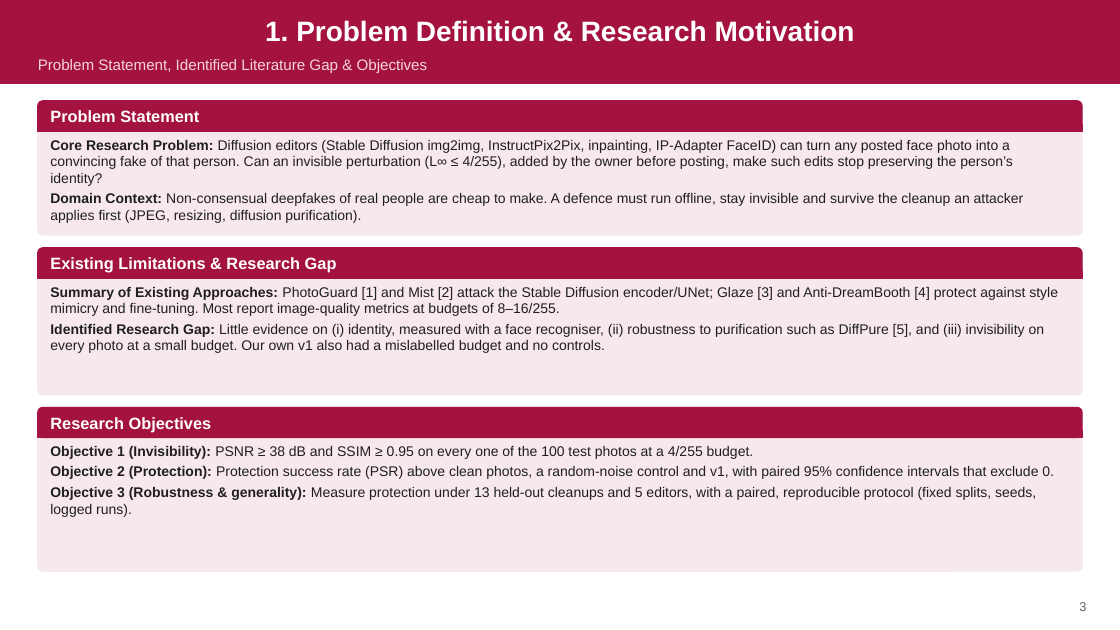
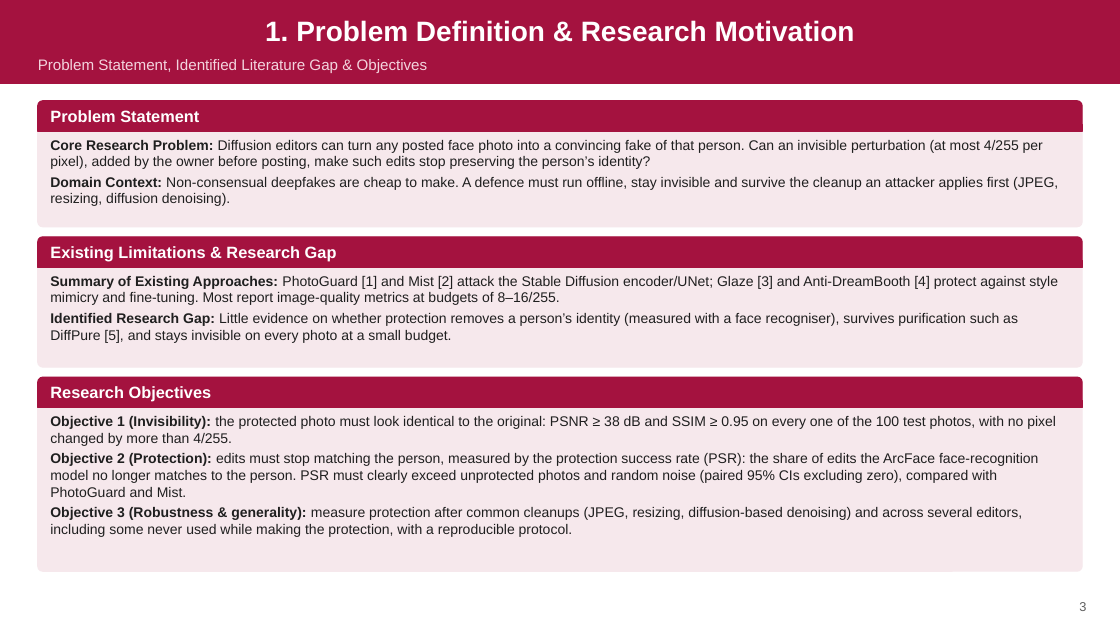
Before and after one commit to Project-DiffShield/DiffShield, a slide deck: slide 3 of reports/DiffShield_PhaseII_External_Review.pptx. Drawn at 1120x630 pixels with LibreOffice and Linux fonts; fonts in the diff are those of the drawing. Boxes give left, top, right and bottom in pixels: in the first picture for what was removed or moved away, otherwise in the second. Text is boxed around its words. In the diff, an @@ line names an element or a change of style, - is before the commit and + after.

Commit message:
Phase II deck rebuilt around the final method (trial 14): team details, guide, new objectives, methods-compared slide, trial 14 results and cleanup chart, deliverables slide with links

```diff
--- a/reports/DiffShield_PhaseII_External_Review.pptx
+++ b/reports/DiffShield_PhaseII_External_Review.pptx
@@ rounded rectangle: place and size @@
-rounded rectangle at (38, 101, 1082, 235)
+rounded rectangle at (38, 101, 1082, 227)
@@ text at (50, 140, 1058, 206): text changed @@
-▸ Core Research Problem: Diffusion editors (Stable Diffusion img2img, InstructPix2Pix, inpainting, IP-Adapter FaceID) can turn any posted face photo into a convincing fake of that person. Can an invisible perturbation (L∞ ≤ 4/255), added by the owner before posting, make such edits stop preserving the person’s identity?
-▸ Domain Context: Non-consensual deepfakes of real people are cheap to make. A defence must run offline, stay invisible and survive the cleanup an attacker applies first (JPEG, resizing, diffusion purification).
+▸ Core Research Problem: Diffusion editors can turn any posted face photo into a convincing fake of that person. Can an invisible perturbation (at most 4/255 per pixel), added by the owner before posting, make such edits stop preserving the person’s identity?
+▸ Domain Context: Non-consensual deepfakes are cheap to make. A defence must run offline, stay invisible and survive the cleanup an attacker applies first (JPEG, resizing, diffusion denoising).
@@ proportions changed in 3 elements at (38, 101, 1082, 227), (38, 377, 1082, 571), (38, 237, 1082, 367) @@
@@ rounded rectangle: place and size @@
-rounded rectangle at (38, 248, 1082, 395)
+rounded rectangle at (38, 237, 1082, 367)
@@ 1 text, 1 rounded rectangle, 1 rectangle: place and size @@
-1 text, 1 rounded rectangle, 1 rectangle at (38, 248, 1082, 278)
+1 text, 1 rounded rectangle, 1 rectangle at (38, 237, 1082, 267)
@@ text "Summary of Existing Approaches: PhotoGuard ...": place and size @@
-text "Summary of Existing Approaches: PhotoGuard ..." at (50, 287, 1058, 353)
+text "Summary of Existing Approaches: PhotoGuard ..." at (50, 276, 1058, 343)
@@ text at (50, 313, 1018, 343): text changed @@
-▸ Identified Research Gap: Little evidence on (i) identity, measured with a face recogniser, (ii) robustness to purification such as DiffPure [5], and (iii) invisibility on every photo at a small budget. Our own v1 also had a mislabelled budget and no controls.
+▸ Identified Research Gap: Little evidence on whether protection removes a person’s identity (measured with a face recogniser), survives purification such as DiffPure [5], and stays invisible on every photo at a small budget.
@@ rounded rectangle: place and size @@
-rounded rectangle at (38, 408, 1082, 571)
+rounded rectangle at (38, 377, 1082, 571)
@@ 1 text, 1 rounded rectangle, 1 rectangle: place and size @@
-1 text, 1 rounded rectangle, 1 rectangle at (38, 408, 1082, 438)
+1 text, 1 rounded rectangle, 1 rectangle at (38, 377, 1082, 408)
@@ text at (50, 416, 1056, 537): text changed @@
-▸ Objective 1 (Invisibility): PSNR ≥ 38 dB and SSIM ≥ 0.95 on every one of the 100 test photos at a 4/255 budget.
-▸ Objective 2 (Protection): Protection success rate (PSR) above clean photos, a random-noise control and v1, with paired 95% confidence intervals that exclude 0.
-▸ Objective 3 (Robustness & generality): Measure protection under 13 held-out cleanups and 5 editors, with a paired, reproducible protocol (fixed splits, seeds, logged runs).
+▸ Objective 1 (Invisibility): the protected photo must look identical to the original: PSNR ≥ 38 dB and SSIM ≥ 0.95 on every one of the 100 test photos, with no pixel changed by more than 4/255.
+▸ Objective 2 (Protection): edits must stop matching the person, measured by the protection success rate (PSR): the share of edits the ArcFace face-recognition model no longer matches to the person. PSR must clearly exceed unprotected photos and random noise (paired 95% CIs excluding zero), compared with PhotoGuard and Mist.
+▸ Objective 3 (Robustness & generality): measure protection after common cleanups (JPEG, resizing, diffusion-based denoising) and across several editors, including some never used while making the protection, with a reproducible protocol.
```
Also in this commit, not shown: 7 other slides changed, 3 slides added, 1 slide removed, 1 other file.
